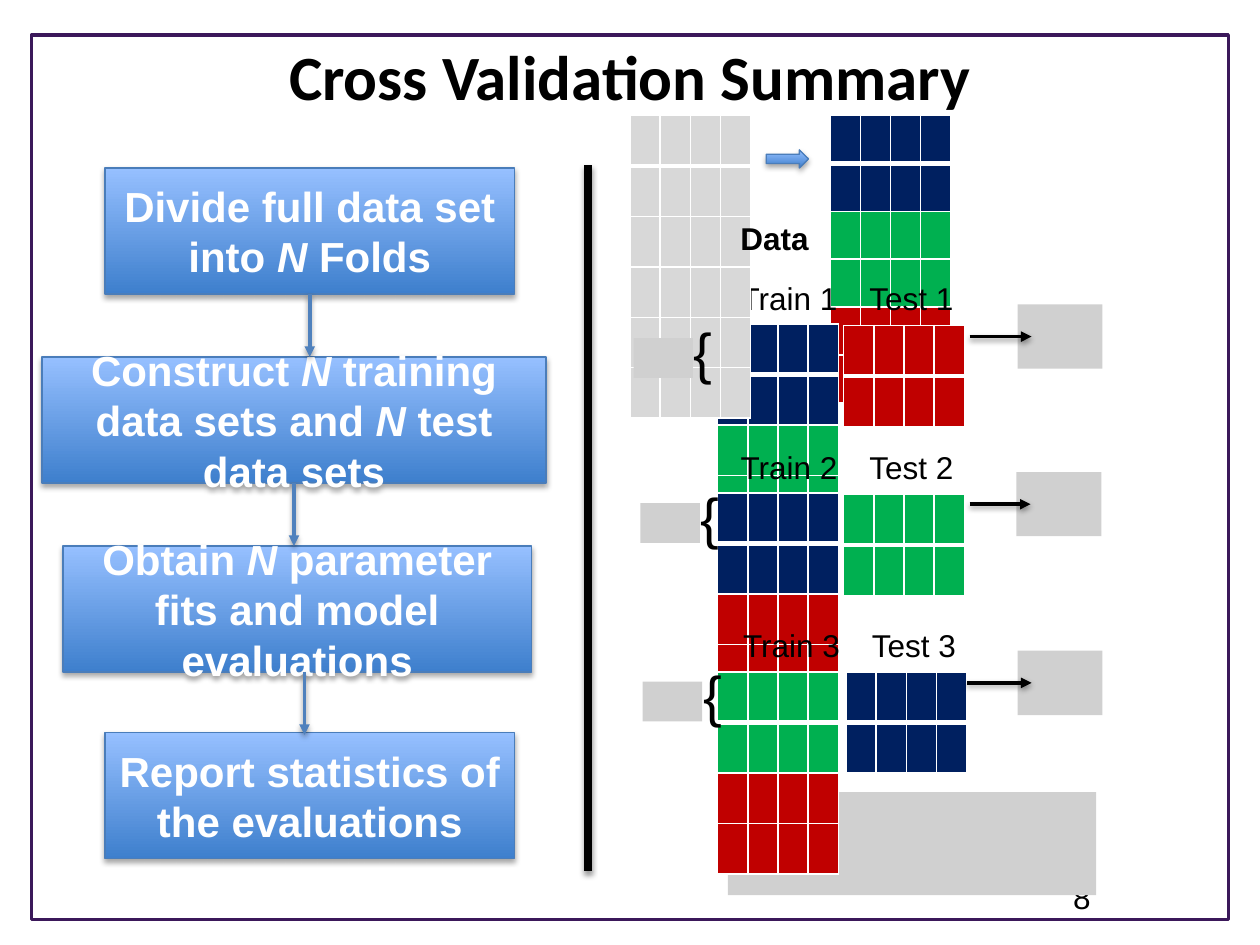
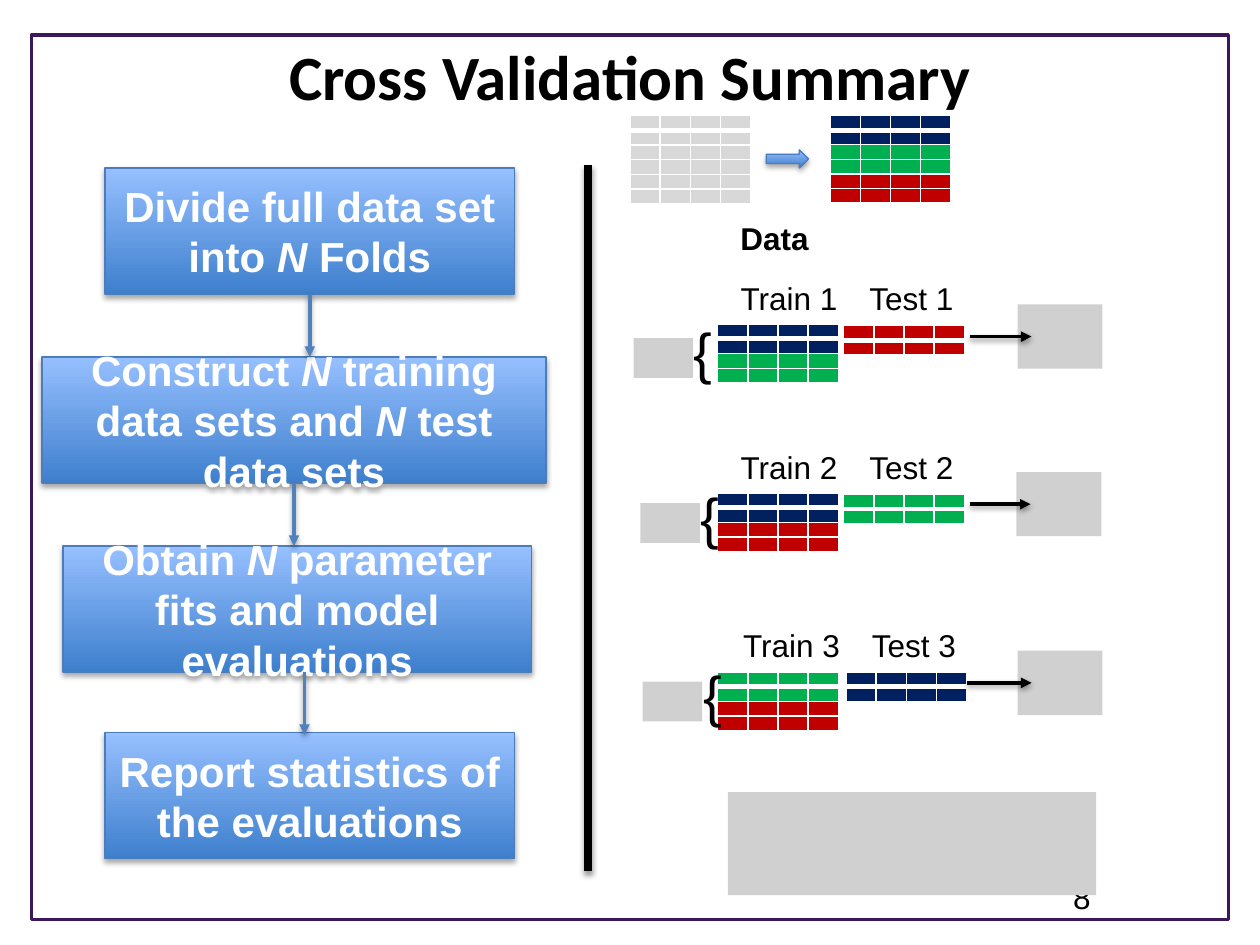
Before and after one commit to sys-bio/network-modeling-summer-school-2021, a slide deck: slide 8 of notebooks/Cross-Validation/Model_Fitting_Dealing_With_Uncertainty.pptx. Drawn at 1260x945 pixels with LibreOffice and Linux fonts; fonts in the diff are those of the drawing; grey boxes stand for pictures; background and template pictures are left out. Boxes give left, top, right and bottom in pixels: in the first picture for what was removed or moved away, otherwise in the second. Text is boxed around its words. In the diff, an @@ line names an element or a change of style, - is before the commit and + after.

```diff
--- a/notebooks/Cross-Validation/Model_Fitting_Dealing_With_Uncertainty.pptx
+++ b/notebooks/Cross-Validation/Model_Fitting_Dealing_With_Uncertainty.pptx
@@ table: place and size @@
-table at bbox=[630, 116, 746, 529]
+table at bbox=[630, 116, 746, 213]
@@ table: place and size @@
-table at bbox=[830, 116, 946, 529]
+table at bbox=[830, 116, 946, 213]
@@ table: place and size @@
-table at bbox=[718, 324, 834, 737]
+table at bbox=[718, 324, 834, 388]
@@ table: place and size @@
-table at bbox=[844, 325, 960, 738]
+table at bbox=[844, 325, 960, 358]
@@ table: place and size @@
-table at bbox=[718, 493, 834, 906]
+table at bbox=[718, 493, 834, 557]
@@ table: place and size @@
-table at bbox=[844, 494, 960, 907]
+table at bbox=[844, 494, 960, 527]
@@ table: place and size @@
-table at bbox=[718, 672, 834, 945]
+table at bbox=[718, 672, 834, 736]
@@ table: place and size @@
-table at bbox=[845, 672, 961, 945]
+table at bbox=[845, 672, 961, 704]
```
Also in this commit, not shown: 1 other slide changed, 1 other file.
